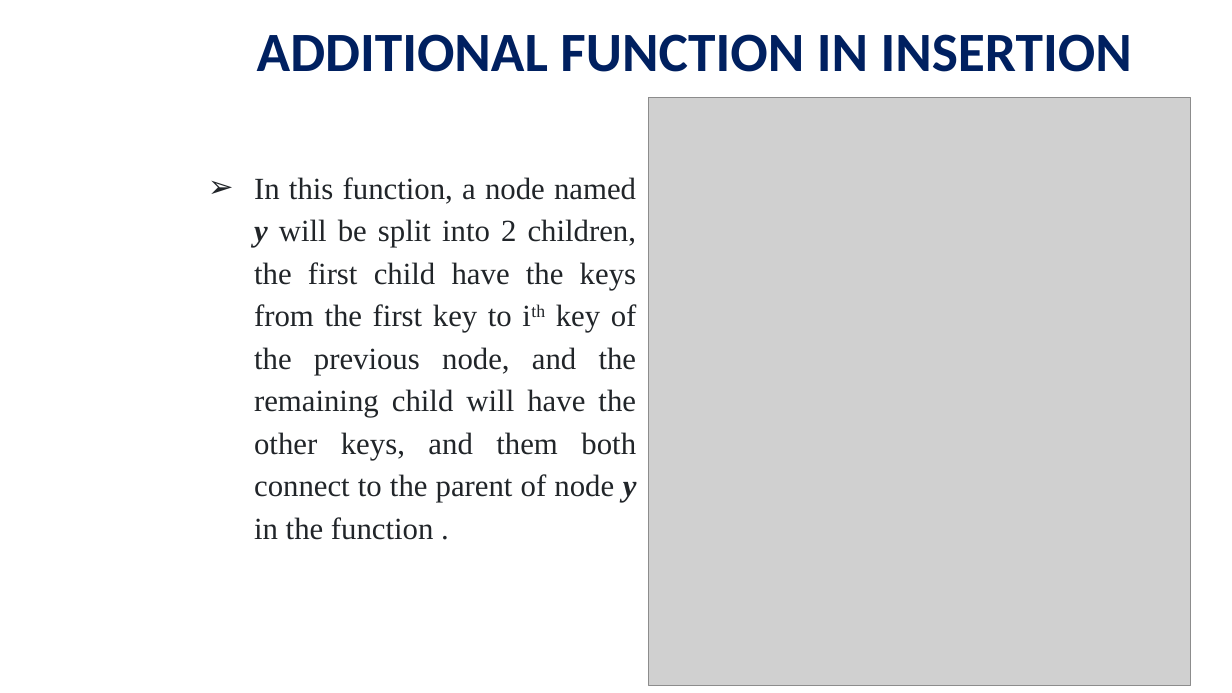
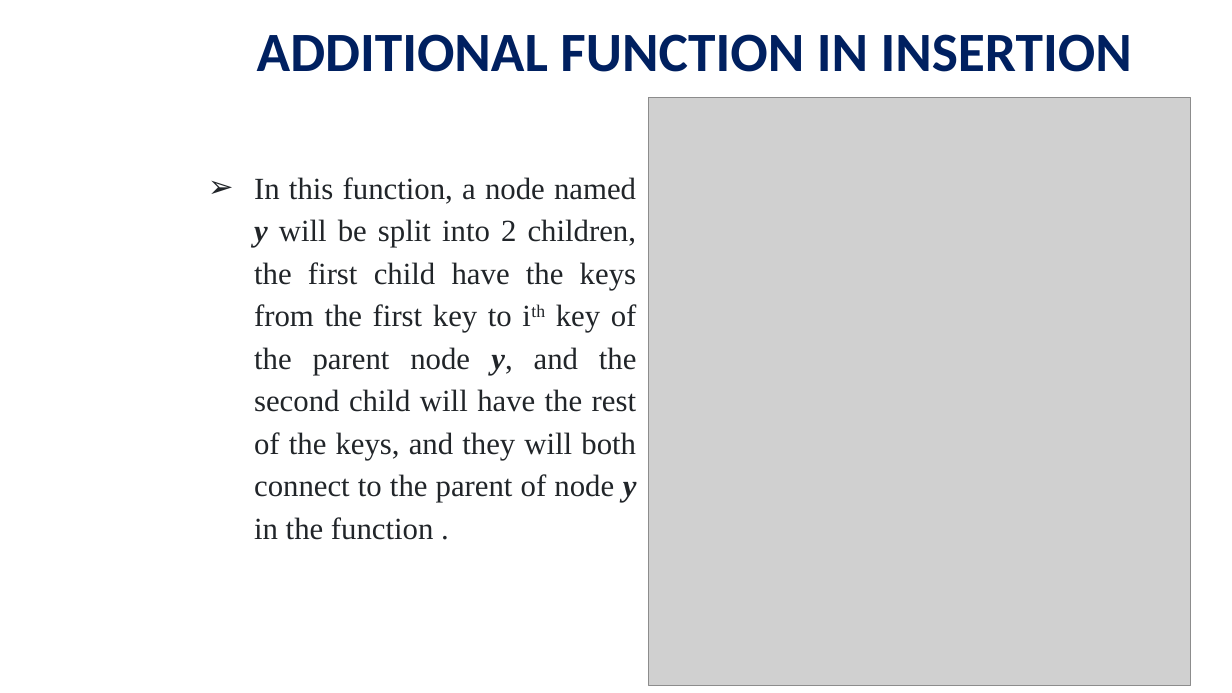
Before and after one commit to viettungvuong/Seminar, a slide deck: slide 26 of Seminar.pptx. Drawn at 1232x693 pixels with LibreOffice and Linux fonts; fonts in the diff are those of the drawing; grey boxes stand for pictures; background and template pictures are left out. Boxes give left, top, right and bottom in pixels: in the first picture for what was removed or moved away, otherwise in the second. Text is boxed around its words. In the diff, an @@ line names an element or a change of style, - is before the commit and + after.

```diff
--- a/Seminar.pptx
+++ b/Seminar.pptx
@@ text at [254,177,637,540]: text changed @@
-➢ In this function, a node named y will be split into 2 children, the first child have the keys from the first key to ith key of the previous node, and the remaining child will have the other keys, and them both connect to the parent of node y in the function .
+➢ In this function, a node named y will be split into 2 children, the first child have the keys from the first key to ith key of the parent node y, and the second child will have the rest of the keys, and they will both connect to the parent of node y in the function .
```
